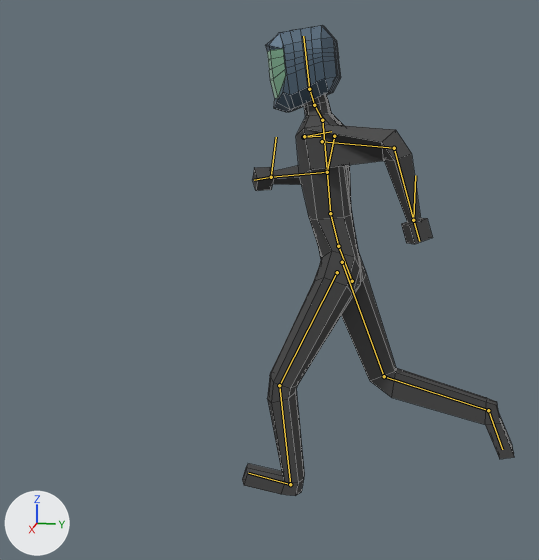
Renders of the Blender file Assets/player/playermodels/dude/untitled.blend from each side of a commit.
One viewpoint serves both versions: a 50 mm lens placed at (2.95, 0.3, 1.65), pointed at (-0.04, -0.29, 0.9). Every picture has the same lights, and +X, +Y and +Z are marked at lower left. Both versions are drawn at frame 100 of the action 'metarigAction'; the numbers are the values there. The bones that bend it are drawn over the model as lines. Mesh edges are drawn as thin lines.

Names of what the first picture shows: 'body', 'helmet.01'.
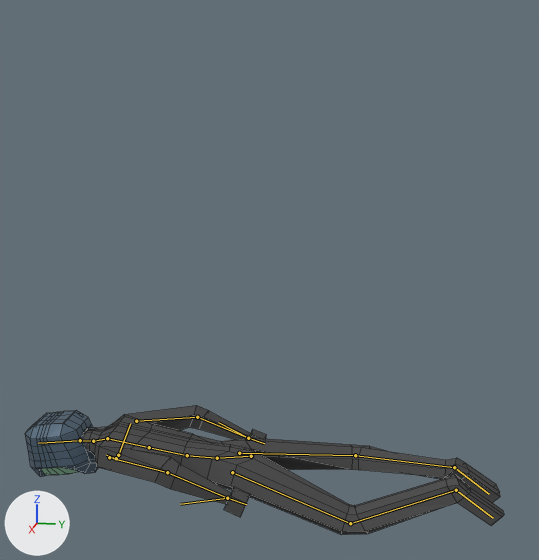
Location of each change, (x1, y1, x2, y2) in pixels of the pictures (539 x 560 px):
'body', posed: before (242, 95, 514, 496); after (83, 405, 504, 535)
'helmet.01', posed (24% shorter): before (265, 25, 341, 112); after (25, 411, 98, 477)
bone 'spine', root to tip: before (352, 281) to (338, 246); after (251, 456) to (217, 458)
bone 'spine.006', root to tip: before (309, 89) to (303, 36); after (80, 440) to (38, 443)
bone 'forearm.L.001', root to tip: before (413, 220) to (415, 175); after (227, 498) to (180, 504)
bone 'forearm.R.001', root to tip: before (271, 177) to (276, 137); after (248, 438) to (218, 422)

What changed in the scene script:
```text
Change bone_spine:
    where bone_spine = bpy.data.objects['metarig'].pose.bones['spine']
    bone_spine.location: (0.0, -0.057, 0.015) -> (0.028, -0.732, 0.618)
    bone_spine.rotation_quaternion: (0.998, 0.067, 0.0, 0.0) -> (0.754, 0.655, 0.035, -0.025)  # degrees (8, 0, 0) -> degrees (82, 5, 0)
Change bone_spine_006:
    where bone_spine_006 = bpy.data.objects['metarig'].pose.bones['spine.006']  # child of 'spine.005'
    bone_spine_006.rotation_quaternion: (1.0, 0.0, 0.0, 0.0) -> (0.992, 0.13, 0.0, 0.0)  # degrees (0, 0, 0) -> degrees (15, 0, 0)
Change bone_heelik_l:
    where bone_heelik_l = bpy.data.objects['metarig'].pose.bones['heelIK.l']
    bone_heelik_l.location: (0.0, -0.19, -0.016) -> (0.0, 0.495, 0.033)
    bone_heelik_l.rotation_quaternion: (0.994, -0.083, 0.0, 0.0) -> (0.298, 0.945, 0.0, 0.0)  # degrees (-9, 0, 0) -> degrees (145, 0, 0)
Change bone_kneeik_l:
    where bone_kneeik_l = bpy.data.objects['metarig'].pose.bones['KneeIK.l']
    bone_kneeik_l.location: (0.053, 0.508, 0.02) -> (0.053, 0.3, 0.457)
Change bone_heelik_r:
    where bone_heelik_r = bpy.data.objects['metarig'].pose.bones['heelIK.r']
    bone_heelik_r.location: (0.0, 0.619, 0.31) -> (0.0, 0.495, 0.033)
    bone_heelik_r.rotation_quaternion: (0.532, 0.794, 0.0, 0.0) -> (0.298, 0.945, 0.0, 0.0)  # degrees (112, 0, 0) -> degrees (145, 0, 0)
Change bone_kneeik_r:
    where bone_kneeik_r = bpy.data.objects['metarig'].pose.bones['KneeIK.r']
    bone_kneeik_r.location: (-0.053, 0.508, 0.02) -> (-0.053, 0.3, 0.457)
Change bone_forearm_l_001:
    where bone_forearm_l_001 = bpy.data.objects['metarig'].pose.bones['forearm.L.001']
    bone_forearm_l_001.location: (-0.31, -0.244, -0.197) -> (0.443, -1.183, 0.379)
    bone_forearm_l_001.rotation_quaternion: (1.0, 0.0, 0.0, 0.0) -> (0.754, 0.517, 0.394, -0.094)  # degrees (0, 0, 0) -> degrees (78, 44, 22)
Change bone_forearm_r_001:
    where bone_forearm_r_001 = bpy.data.objects['metarig'].pose.bones['forearm.R.001']
    bone_forearm_r_001.location: (0.258, -0.18, 0.428) -> (-0.402, -1.235, 0.433)
    bone_forearm_r_001.rotation_quaternion: (1.0, 0.0, 0.0, 0.0) -> (0.754, 0.565, -0.327, 0.07)  # degrees (0, 0, 0) -> degrees (80, -35, -19)
```
